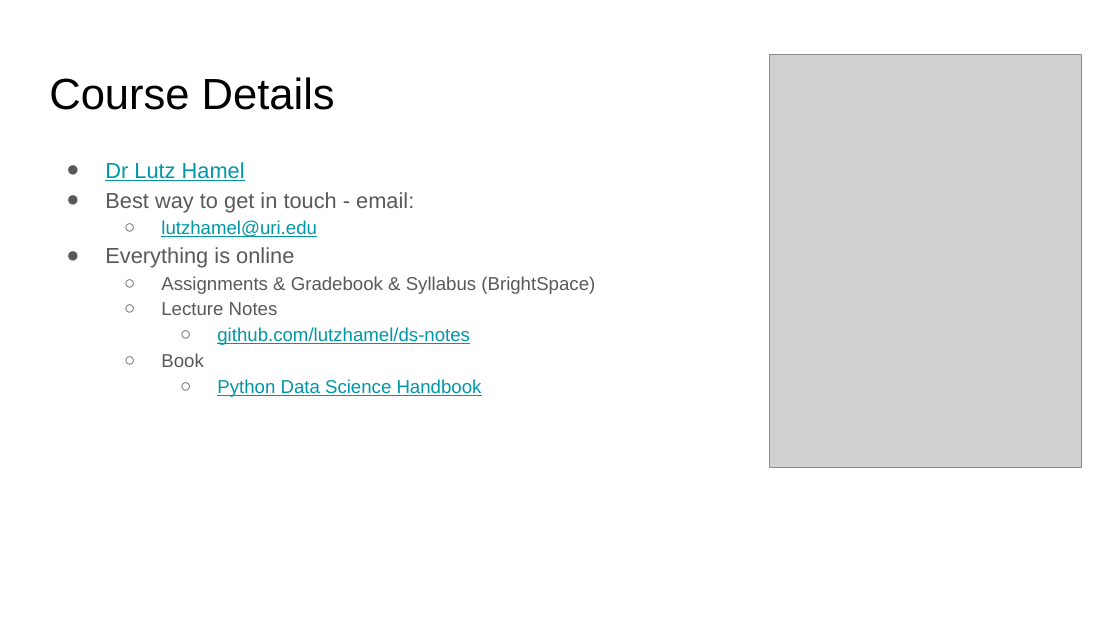
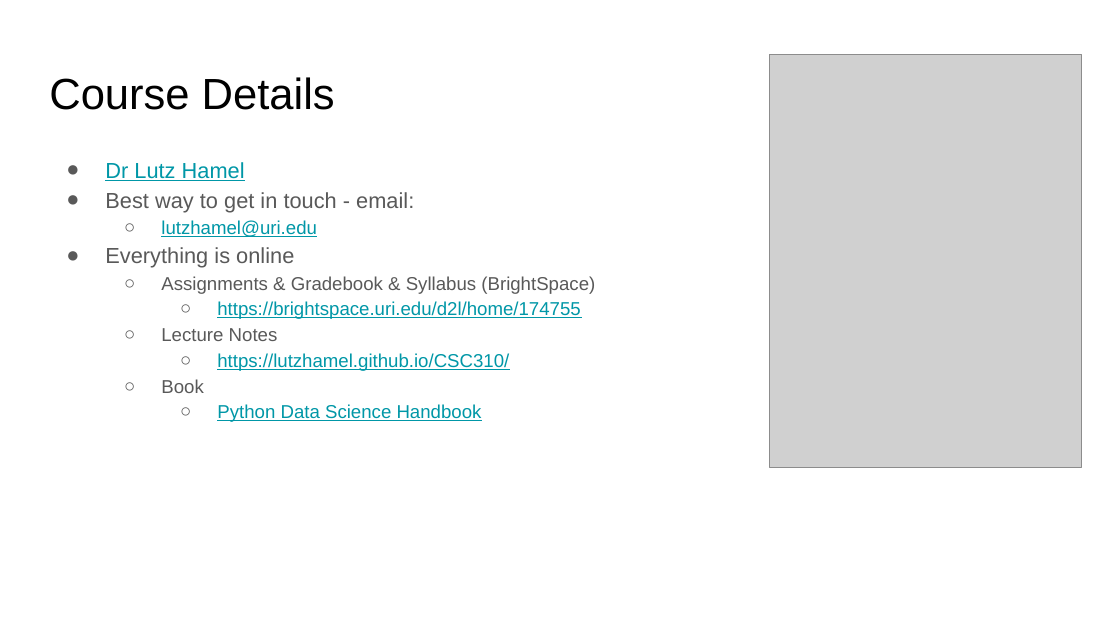
Before and after one commit to lutzhamel/CSC310, a slide deck: slide 2 of notes/01-What-is-Data-Science.pptx. Drawn at 1120x630 pixels with LibreOffice and Linux fonts; fonts in the diff are those of the drawing; grey boxes stand for pictures. Boxes give left, top, right and bottom in pixels: in the first picture for what was removed or moved away, otherwise in the second. Text is boxed around its words. In the diff, an @@ line names an element or a change of style, - is before the commit and + after.

```diff
--- a/notes/01-What-is-Data-Science.pptx
+++ b/notes/01-What-is-Data-Science.pptx
@@ text at <box>217,301,580,319</box>: paragraph added @@
+    ○ https://brightspace.uri.edu/d2l/home/174755
@@ text at <box>217,353,509,371</box>: text changed @@
-    ○ github.com/lutzhamel/ds-notes
+    ○ https://lutzhamel.github.io/CSC310/
```
Also in this commit, not shown: 1 other file.
